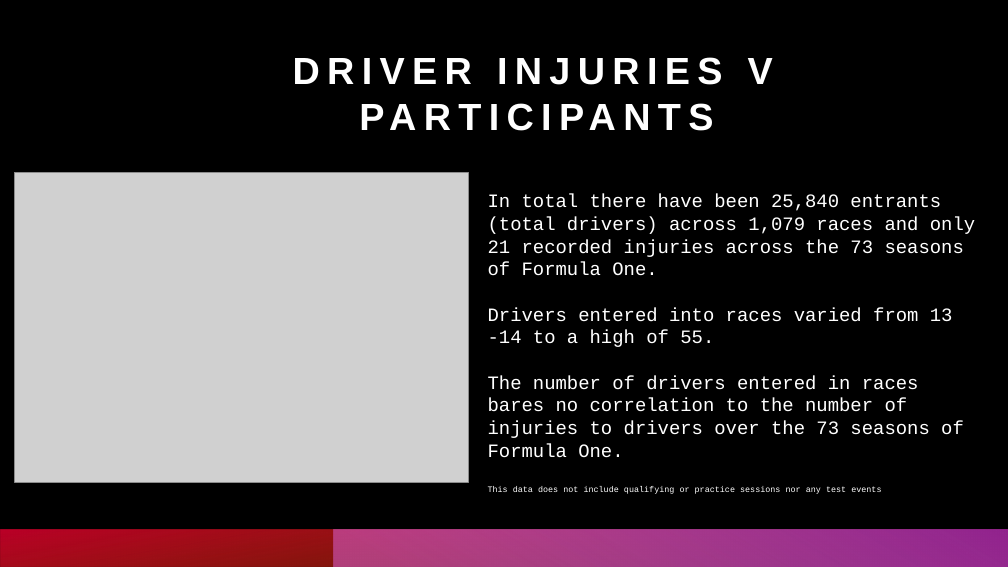
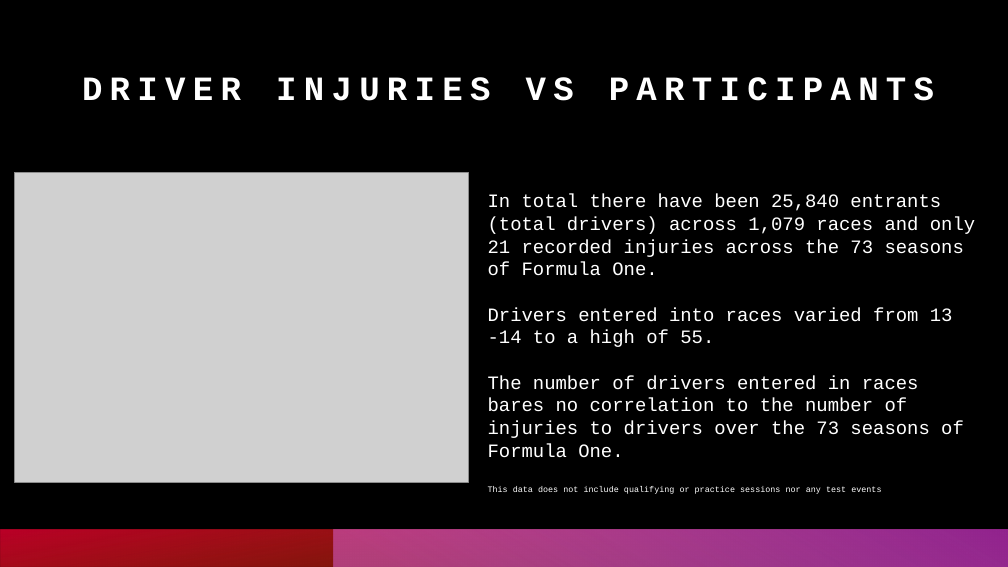
Before and after one commit to oli124/F1_safety, a slide deck: slide 14 of F1_driver_safety_pres.pptx (slide 7 before the commit). Drawn at 1008x567 pixels with LibreOffice and Linux fonts; fonts in the diff are those of the drawing; grey boxes stand for pictures. Boxes give left, top, right and bottom in pixels: in the first picture for what was removed or moved away, otherwise in the second. Text is boxed around its words. In the diff, an @@ line names an element or a change of style, - is before the commit and + after.

```diff
--- a/F1_driver_safety_pres.pptx
+++ b/F1_driver_safety_pres.pptx
@@ title at [82, 77, 934, 101]: text changed; size 36 to 32.4 pt; font Arial to Courier New @@
-DRIVER INJURIES V PARTICIPANTS
+DRIVER INJURIES VS PARTICIPANTS
```
Also in this commit, not shown: 3 other slides changed, 16 slides added, 1 slide removed, 5 other files.
